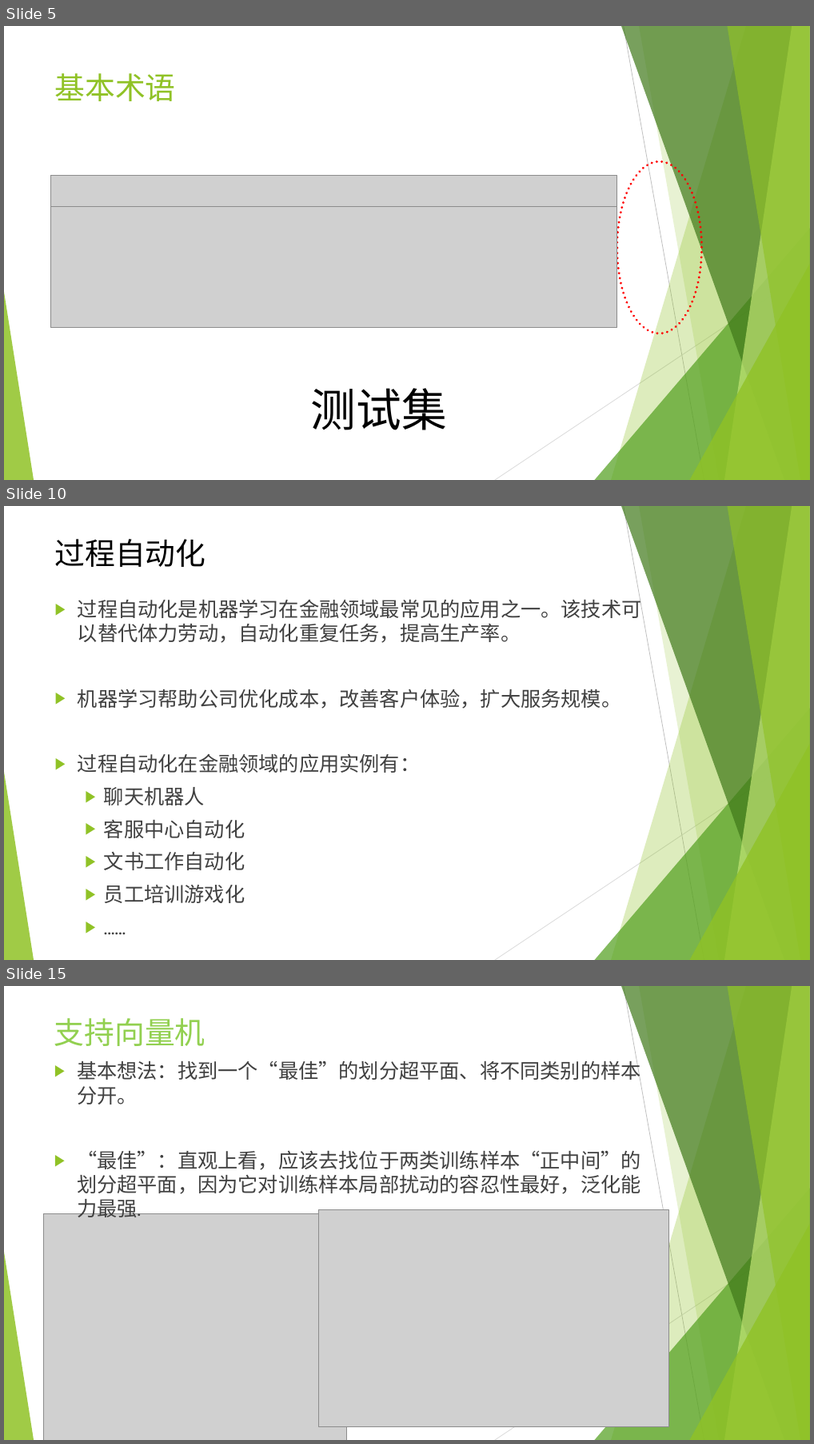
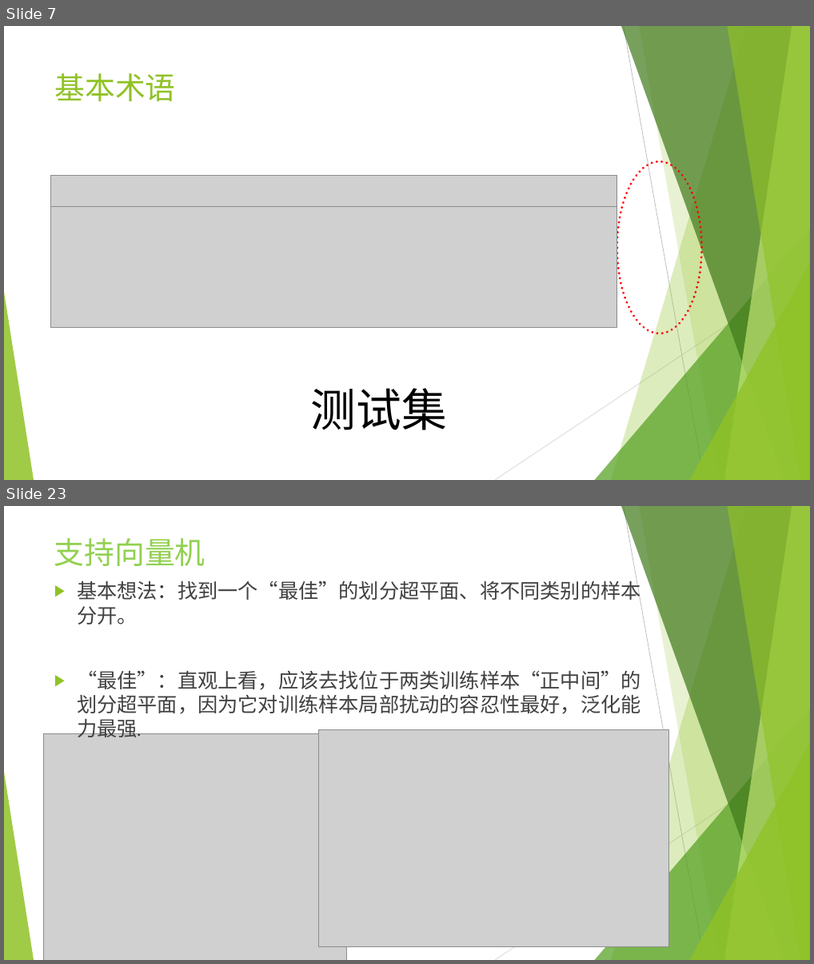
Before and after one commit to icsnju/I2EC, a slide deck: Finance/机器学习在金融行业的应用.pptx. Shown one above the other, each under a label of ours: slides 5, 10 and 15 before the commit, slides 7 and 23 after it; the slides between them are not shown. The pictures are 814x1444 and 814x964 pixels, drawn with LibreOffice and Linux fonts; fonts in the diff are those of the drawing; grey boxes stand for pictures. Boxes give left, top, right and bottom in pixels: in the first picture for what was removed or moved away, otherwise in the second. Text is boxed around its words. In the diff, an @@ line names an element or a change of style, - is before the commit and + after.

```diff
--- a/Finance/机器学习在金融行业的应用.pptx
+++ b/Finance/机器学习在金融行业的应用.pptx
@@ slide 10 removed at (4, 506, 810, 960), background #FFFFFF; not listed: 10 template elements that a slide beside it also shows @@
@@ title removed at (55, 539, 206, 567) @@
-过程自动化
@@ text removed at (78, 596, 642, 903) @@
-▶ 过程自动化是机器学习在金融领域最常见的应用之一。该技术可以替代体力劳动，自动化重复任务，提高生产率。
-▶ 机器学习帮助公司优化成本，改善客户体验，扩大服务规模。
-▶ 过程自动化在金融领域的应用实例有：
-  ▶ 聊天机器人
-  ▶ 客服中心自动化
-  ▶ 文书工作自动化
-  ▶ 员工培训游戏化
-  ▶ ……
@@ what was slide 5 is now slide 7 @@
@@ what was slide 15 is now slide 23 @@
```
Also in this commit, not shown: 3 slides changed, 15 slides added, 8 other slides removed.
